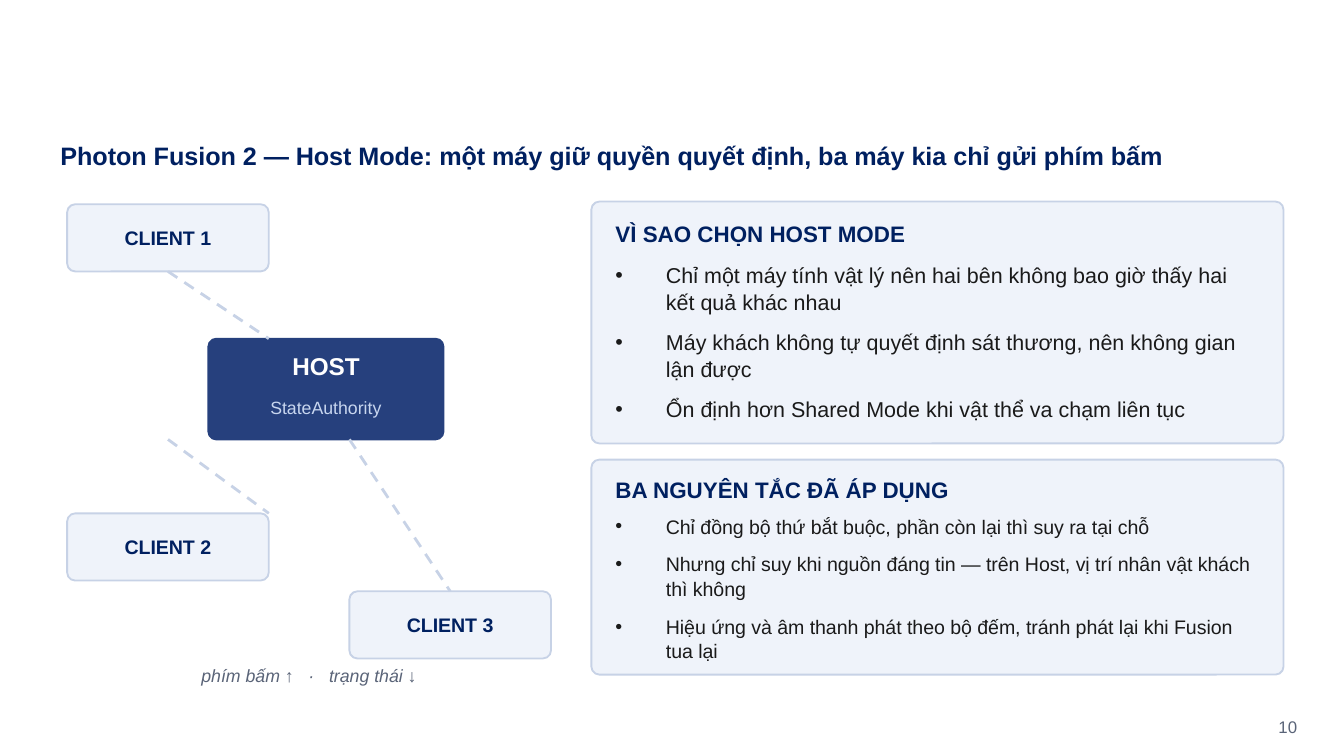
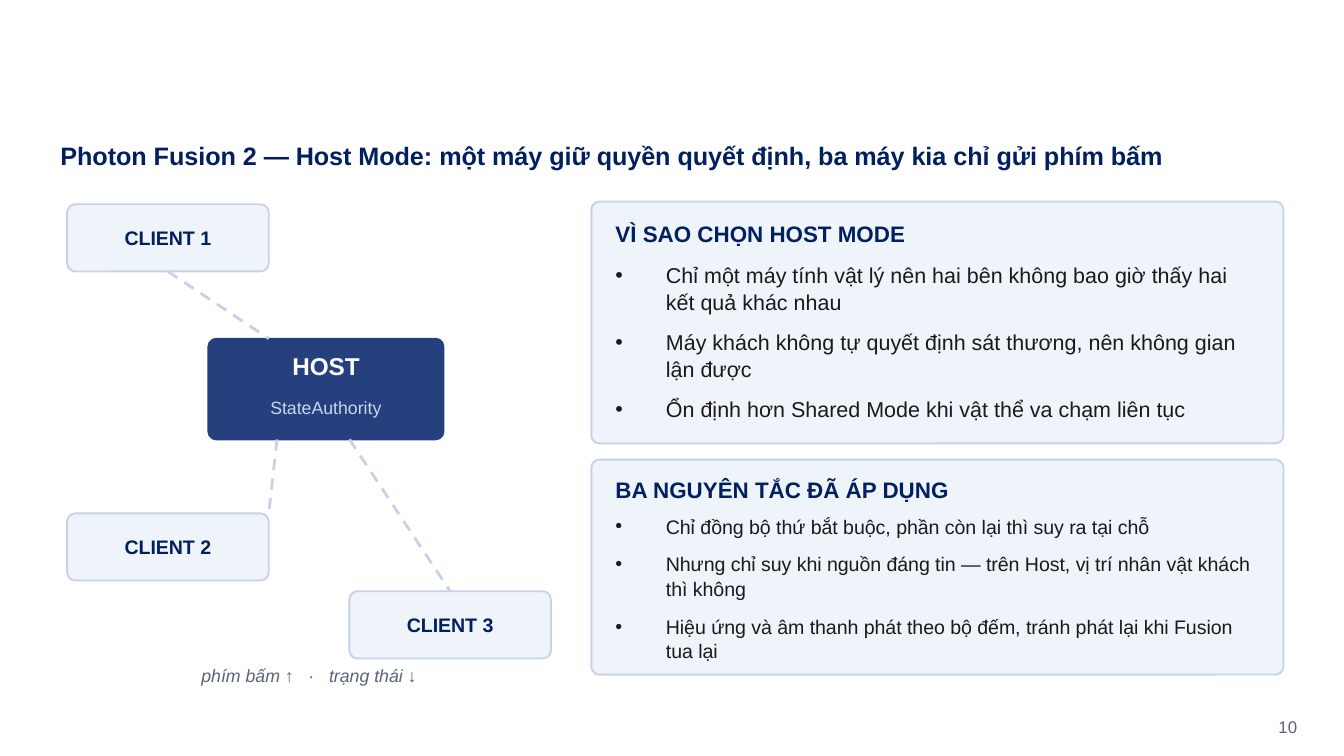
Before and after one commit to nhgkhiem0307/Magneto-Dome, a slide deck: slide 10 of NOP_BAI/[ĐT-QĐ04-BM08] Final Project.pptx. Drawn at 1344x756 pixels with LibreOffice and Linux fonts; fonts in the diff are those of the drawing; background and template pictures are left out. Boxes give left, top, right and bottom in pixels: in the first picture for what was removed or moved away, otherwise in the second. Text is boxed around its words. In the diff, an @@ line names an element or a change of style, - is before the commit and + after.

```diff
--- a/NOP_BAI/[ĐT-QĐ04-BM08] Final Project.pptx
+++ b/NOP_BAI/[ĐT-QĐ04-BM08] Final Project.pptx
@@ line moved from (168, 439) - (269, 513) to (277, 439) - (269, 513) @@
```
Also in this commit, not shown: 5 other slides changed, 2 other files.
